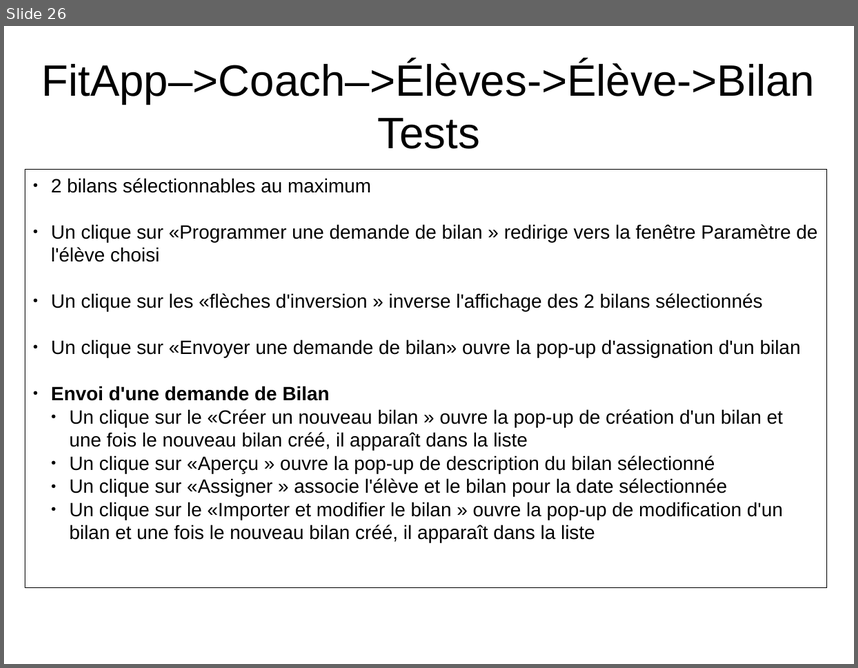
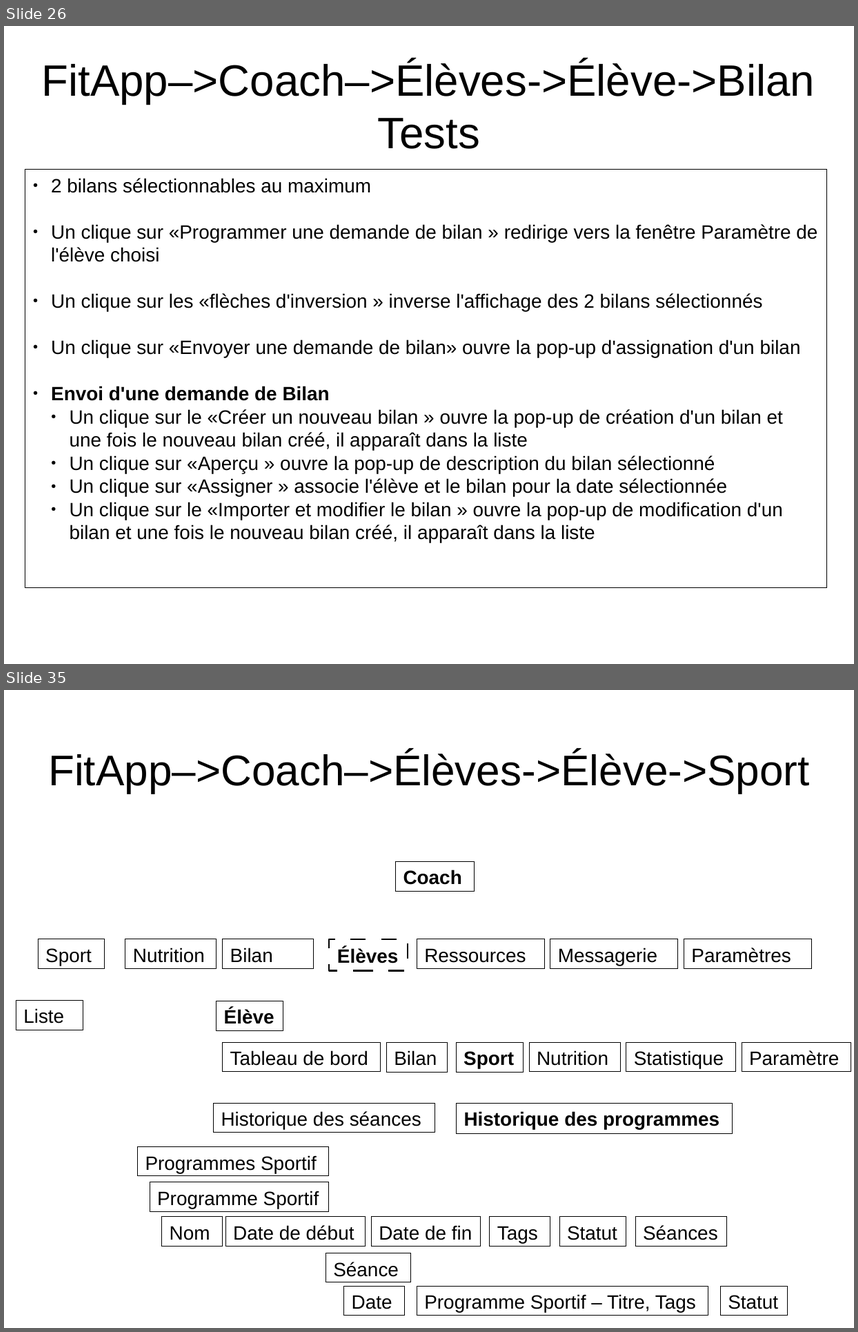
Before and after one commit to NicolasGavard/WebVysionSportV2, a slide deck: Documentations/FitApp - Elèves v1.02.odp. Shown one above the other, each under a label of ours: slide 26 before the commit, slides 26 and 35 after it; the slides between them are not shown. The pictures are 858x668 and 858x1332 pixels, drawn with LibreOffice and Linux fonts; fonts in the diff are those of the drawing. Boxes give left, top, right and bottom in pixels: in the first picture for what was removed or moved away, otherwise in the second. Text is boxed around its words. In the diff, an @@ line names an element or a change of style, - is before the commit and + after.

```diff
--- a/Documentations/FitApp - Elèves v1.02.odp
+++ b/Documentations/FitApp - Elèves v1.02.odp
@@ slide 35 added at bbox=[4, 690, 854, 1328], background #FFFFFF @@
@@ title added at bbox=[48, 751, 809, 793], 40 pt, text #000000 @@
+FitApp–>Coach–>Élèves->Élève->Sport
@@ rectangle added at bbox=[396, 861, 475, 891], outline #000000 0 pt, 18 pt, text #000000, bold @@
+Coach
@@ rectangle added at bbox=[38, 939, 105, 969], outline #000000 0 pt, 18 pt, text #000000 @@
+Sport
@@ rectangle added at bbox=[125, 939, 216, 969], outline #000000 0 pt, 18 pt, text #000000 @@
+Nutrition
@@ rectangle added at bbox=[222, 939, 313, 969], outline #000000 0 pt, 18 pt, text #000000 @@
+Bilan
@@ rectangle added at bbox=[329, 939, 408, 971], outline #000000 1.5 pt, 18 pt, text #000000, bold @@
+Élèves
@@ rectangle added at bbox=[417, 939, 544, 969], outline #000000 0 pt, 18 pt, text #000000 @@
+Ressources
@@ rectangle added at bbox=[551, 939, 678, 969], outline #000000 0 pt, 18 pt, text #000000 @@
+Messagerie
@@ rectangle added at bbox=[684, 939, 812, 969], outline #000000 0 pt, 18 pt, text #000000 @@
+Paramètres
@@ rectangle added at bbox=[16, 1000, 83, 1030], outline #000000 0 pt, 18 pt, text #000000 @@
+Liste
@@ rectangle added at bbox=[216, 1001, 283, 1031], outline #000000 0 pt, 18 pt, text #000000, bold @@
+Élève
@@ rectangle added at bbox=[222, 1043, 381, 1072], outline #000000 0 pt, 18 pt, text #000000 @@
+Tableau de bord
@@ rectangle added at bbox=[387, 1043, 448, 1073], outline #000000 0 pt, 18 pt, text #000000 @@
+Bilan
@@ rectangle added at bbox=[456, 1043, 523, 1073], outline #000000 0 pt, 18 pt, text #000000, bold @@
+Sport
@@ rectangle added at bbox=[529, 1043, 620, 1072], outline #000000 0 pt, 18 pt, text #000000 @@
+Nutrition
@@ rectangle added at bbox=[626, 1043, 736, 1072], outline #000000 0 pt, 18 pt, text #000000 @@
+Statistique
@@ rectangle added at bbox=[742, 1043, 852, 1072], outline #000000 0 pt, 18 pt, text #000000 @@
+Paramètre
@@ rectangle added at bbox=[214, 1103, 435, 1132], outline #000000 0 pt, 18 pt, text #000000 @@
+Historique des séances
@@ rectangle added at bbox=[457, 1103, 733, 1133], outline #000000 0 pt, 18 pt, text #000000, bold @@
+Historique des programmes
@@ rectangle added at bbox=[137, 1147, 329, 1176], outline #000000 0 pt, 18 pt, text #000000 @@
+Programmes Sportif
@@ rectangle added at bbox=[150, 1182, 329, 1212], outline #000000 0 pt, 18 pt, text #000000 @@
+Programme Sportif
@@ rectangle added at bbox=[162, 1217, 223, 1246], outline #000000 0 pt, 18 pt, text #000000 @@
+Nom
@@ rectangle added at bbox=[225, 1217, 365, 1246], outline #000000 0 pt, 18 pt, text #000000 @@
+Date de début
@@ rectangle added at bbox=[371, 1217, 481, 1246], outline #000000 0 pt, 18 pt, text #000000 @@
+Date de fin
@@ rectangle added at bbox=[490, 1217, 551, 1246], outline #000000 0 pt, 18 pt, text #000000 @@
+Tags
@@ rectangle added at bbox=[559, 1217, 626, 1246], outline #000000 0 pt, 18 pt, text #000000 @@
+Statut
@@ rectangle added at bbox=[636, 1217, 727, 1246], outline #000000 0 pt, 18 pt, text #000000 @@
+Séances
@@ rectangle added at bbox=[326, 1253, 410, 1283], outline #000000 0 pt, 18 pt, text #000000 @@
+Séance
@@ rectangle added at bbox=[344, 1285, 405, 1315], outline #000000 0 pt, 18 pt, text #000000 @@
+Date
@@ rectangle added at bbox=[417, 1285, 708, 1315], outline #000000 0 pt, 18 pt, text #000000 @@
+Programme Sportif – Titre, Tags
@@ rectangle added at bbox=[721, 1285, 788, 1315], outline #000000 0 pt, 18 pt, text #000000 @@
+Statut
```
Also in this commit, not shown: 10 other slides added.
